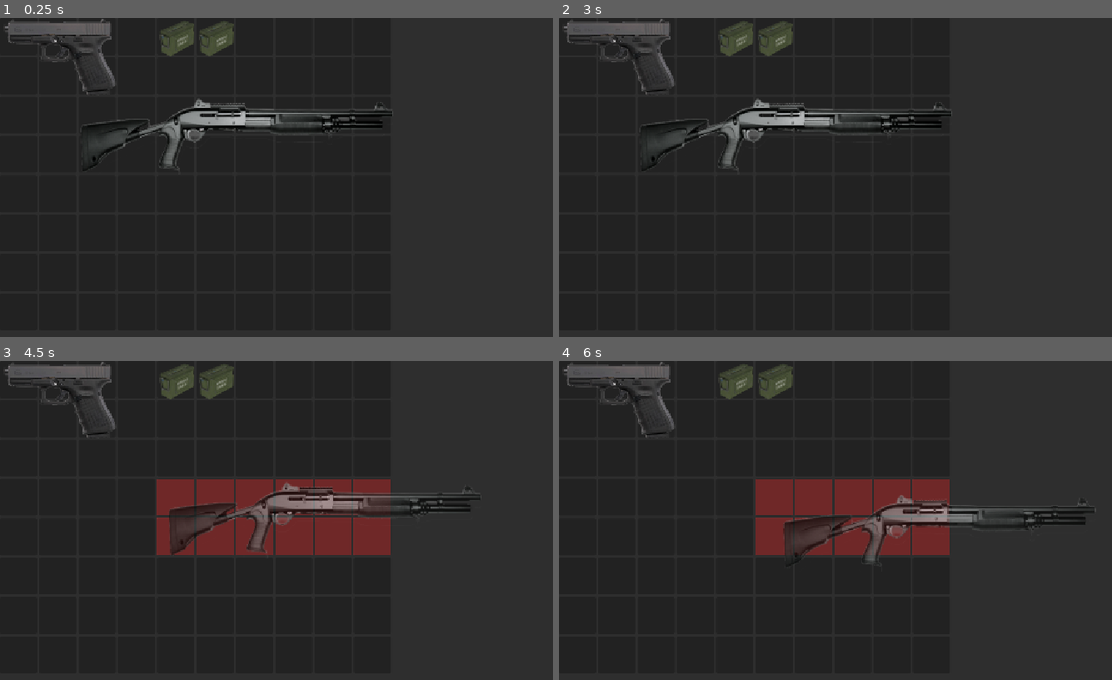
Above: before the commit, frames 1-4 (two rows, left to right).
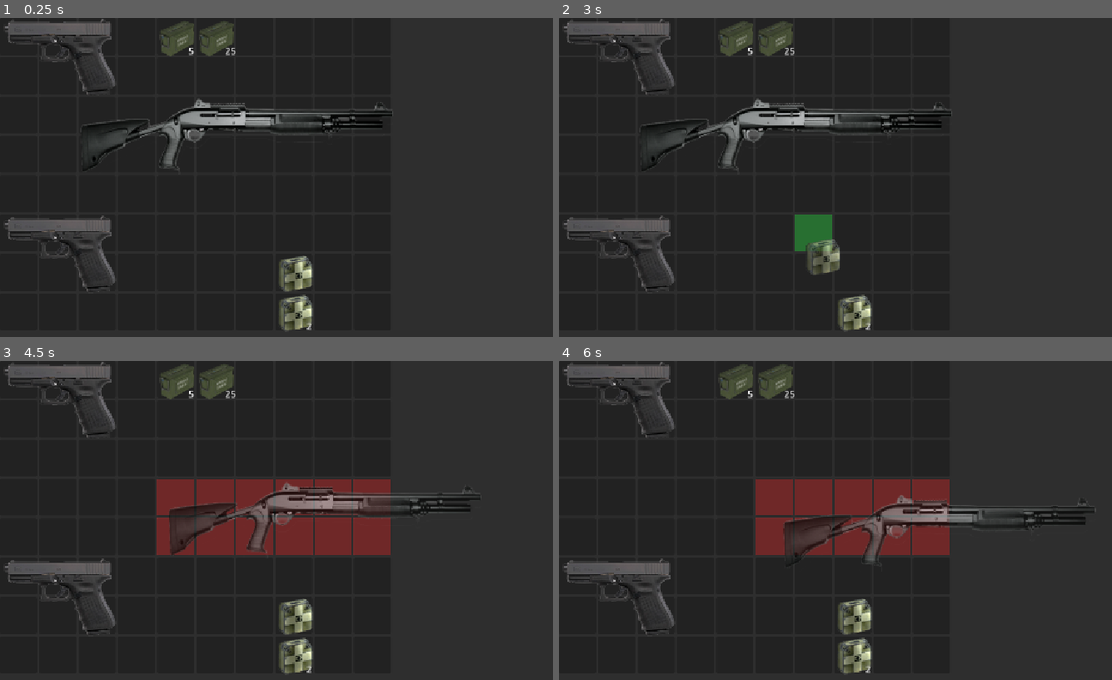
Above: after the commit, the same moments.

Repository: mmb5049/IGME590-Godot
Game: Godot game, scene res://Inventory System/UI/InventoryUI.tscn
Two runs of this game, one before a commit and one after it. Both use one fixed random seed, a clock stepped at 60 frames per second and the inputs below.
Inputs (mouse positions are in pixels of both pictures, inside the frame that each line leads up to):
- Up to frame 1 (0.25 s): no input
- Up to frame 2 (3 s): tap Enter at 0.5, 2 s; move the mouse to (1040, 187) at 0.52 s; tap R at 0.6, 2.1 s; click (1040, 187) at 0.67 s; tap Space at 1.25, 2.75 s; drag from (758, 225) to (857, 279) at 1.27 s; move the mouse to (957, 123) at 2.02 s; click (957, 123) at 2.17 s; drag from (857, 279) to (691, 148) at 2.77 s
- Up to frame 3 (4.5 s): move the mouse to (530, 603) at 3.52 s; tap R at 3.6 s; click (530, 603) at 3.67 s; tap Enter at 4.25 s; drag from (132, 491) to (232, 453) at 4.27 s
- Up to frame 4 (6 s): move the mouse to (923, 549) at 5.02 s; tap R at 5.1 s; click (923, 549) at 5.17 s; tap Space at 5.75 s; drag from (791, 453) to (758, 568) at 5.77 s

The runs differ from the first frame. In frame 1, 2.3% of the frame differs, in the area x 0-57%, y 9-98%; in frame 2, 2.9%; in frame 3, 2.3%; in frame 4, 2.3%.

Commit message:
Can split and consume item now

Diff:
--- a/new-game-project/Inventory System/Items/ItemData.gd
+++ b/new-game-project/Inventory System/Items/ItemData.gd
@@ -1,5 +1,14 @@
 class_name ItemData
 extends Resource
+
+enum ConsumeEffect
+{
+	NONE,
+	HEAL,
+	RESTORE_MANA,
+	RESTORE_STAMINA,
+	REMOVE_HUNGER,
+}
 
 @export var item_name: String
 @export var icon: Texture2D
@@ -8,3 +17,5 @@
 
 @export var stackable: bool = false
 @export var max_stack: int = 1
+@export var consumable: bool = false
+@export var consume_effect: ConsumeEffect = ConsumeEffect.NONE
--- a/new-game-project/Inventory System/Items/ammo.tres
+++ b/new-game-project/Inventory System/Items/ammo.tres
@@ -8,5 +8,5 @@
 item_name = "ammo"
 icon = ExtResource("1_7lxre")
 stackable = true
-max_stack = 10
+max_stack = 30
 metadata/_custom_type_script = "uid://cm5cs43ocd7o2"
--- /dev/null
+++ b/new-game-project/Inventory System/Items/medkit.tres
@@ -0,0 +1,13 @@
+[gd_resource type="Resource" script_class="ItemData" format=3 uid="uid://b5iay0ua0o4t4"]
+
+[ext_resource type="Script" uid="uid://cm5cs43ocd7o2" path="res://Inventory System/Items/ItemData.gd" id="1_2whit"]
+[ext_resource type="Texture2D" uid="uid://bidn70gfy37p3" path="res://Inventory System/Icons/medkit.png" id="1_l4uaf"]
+
+[resource]
+script = ExtResource("1_2whit")
+item_name = "medkit"
+icon = ExtResource("1_l4uaf")
+stackable = true
+max_stack = 5
+consumable = true
+metadata/_custom_type_script = "uid://cm5cs43ocd7o2"
--- a/new-game-project/Inventory System/UI/InventoryArea.gd
+++ b/new-game-project/Inventory System/UI/InventoryArea.gd
@@ -7,12 +7,19 @@
 
 const INVENTORY_WIDTH := 10
 const INVENTORY_HEIGHT := 8
+
 var currently_dragged_item: InventoryItem = null
 const HIGHLIGHT_COLOR_VALID := Color(0.2, 1.0, 0.3, 0.35)
 const HIGHLIGHT_COLOR_INVALID := Color(1.0, 0.2, 0.2, 0.35)
 var current_highlight_grid_position := Vector2i.ZERO
 var highlight_cells: Array[ColorRect] = []
 
+var item_context_menu: PopupMenu
+var context_menu_item: InventoryItem = null
+
+const MENU_SPLIT := 0
+const MENU_CONSUME := 1
+
 var drop_successful := false
 
 @onready var highlight_layer: Control = $HighlightLayer
@@ -22,6 +29,7 @@
 	create_highlight_cells()
 	highlight_layer.mouse_filter = Control.MOUSE_FILTER_IGNORE
 	item_layer.mouse_filter = Control.MOUSE_FILTER_IGNORE
+	create_item_context_menu()
 
 func _can_drop_data(at_position: Vector2, data) -> bool:
 	if not data is Dictionary or not data.has("item"):
@@ -376,3 +384,145 @@
 	if target.item_data != item.item_data:
 		return false
 	return target.quantity < target.item_data.max_stack
+
+func create_item_context_menu():
+	item_context_menu = PopupMenu.new()
+
+	item_context_menu.add_item("Split", MENU_SPLIT)
+	item_context_menu.add_item("Consume", MENU_CONSUME)
+
+	item_context_menu.id_pressed.connect(_on_context_menu_pressed)
+
+	add_child(item_context_menu)
+
+	item_context_menu.hide()
+
+
+func _on_context_menu_pressed(id: int):
+	if context_menu_item == null:
+		return
+
+	var item := context_menu_item
+	context_menu_item = null
+
+	match id:
+		MENU_SPLIT:
+			split_item(item)
+
+		MENU_CONSUME:
+			consume_item(item)
+
+
+func show_item_context_menu(item: InventoryItem):
+	if item == null or item.item_data == null:
+		return
+
+	context_menu_item = item
+
+	item_context_menu.clear()
+
+	# Split
+	if item.item_data.stackable and item.quantity > 1:
+		item_context_menu.add_item("Split", MENU_SPLIT)
+
+	# Consume
+	if item.item_data.consumable:
+		item_context_menu.add_item("Consume", MENU_CONSUME)
+
+	# Don't show an empty menu.
+	if item_context_menu.item_count == 0:
+		context_menu_item = null
+		return
+
+	var mouse_position := get_global_mouse_position()
+
+	item_context_menu.position = Vector2i(mouse_position)
+	item_context_menu.popup()
+
+
+func split_item(item: InventoryItem):
+	if item == null:
+		return
+
+	if item.item_data == null:
+		return
+
+	if not item.item_data.stackable:
+		return
+
+	if item.quantity <= 1:
+		return
+
+	var split_quantity := item.quantity / 2
+	var remaining_quantity := item.quantity - split_quantity
+
+	# Find an empty space in the inventory.
+	var empty_position := find_empty_position(item.current_grid_size)
+
+	if empty_position == Vector2i(-1, -1):
+		print("No room to split stack.")
+		return
+
+	# Keep the original item with the remaining quantity.
+	item.quantity = remaining_quantity
+
+	# Create the new half.
+	var new_item := item.duplicate()
+
+	new_item.quantity = split_quantity
+	new_item.rotation_state = item.rotation_state
+	new_item.current_grid_size = item.current_grid_size
+	new_item.position = Vector2(
+		empty_position.x * CELL_PITCH,
+		empty_position.y * CELL_PITCH
+	)
+
+	new_item.visible = true
+	new_item.drag_preview = null
+
+	item_layer.add_child(new_item)
+
+	new_item.setup_item()
+	new_item.apply_rotation(item.rotation_state)
+
+	print(
+		"Split ",
+		item.item_data.item_name,
+		": ",
+		remaining_quantity,
+		" + ",
+		split_quantity
+	)
+
+func find_empty_position(item_size: Vector2i) -> Vector2i:
+	for y in range(INVENTORY_HEIGHT):
+		for x in range(INVENTORY_WIDTH):
+
+			var position := Vector2i(x, y)
+
+			if item_fits(position, item_size):
+				return position
+
+	return Vector2i(-1, -1)
+
+func consume_item(item: InventoryItem):
+	if item == null:
+		return
+
+	if item.item_data == null:
+		return
+
+	if not item.item_data.consumable:
+		return
+
+	# TODO:
+	# Apply the item's actual gameplay effect here.
+	# Example:
+	# player.heal(item.item_data.heal_amount)
+
+	item.quantity -= 1
+
+	if item.quantity <= 0:
+		item.queue_free()
+
+	print("Consumed: ", item.item_data.item_name)
--- a/new-game-project/Inventory System/UI/InventoryItem.gd
+++ b/new-game-project/Inventory System/UI/InventoryItem.gd
@@ -115,6 +115,7 @@
 
 func update_count_label():
 	var label := get_node_or_null("CountLabel")
+	print(label)
 	if label == null:
 		return
 	if item_data != null and item_data.stackable and quantity > 1:
@@ -122,3 +123,13 @@
 		label.visible = true
 	else:
 		label.visible = false
+
+func _gui_input(event: InputEvent) -> void:
+	if event is InputEventMouseButton:
+		if event.button_index == MOUSE_BUTTON_RIGHT and event.pressed:
+			var inventory := get_parent().get_parent()
+
+			if inventory.has_method("show_item_context_menu"):
+				inventory.show_item_context_menu(self)
+
+			accept_event()
--- a/new-game-project/Inventory System/UI/InventoryItem.tscn
+++ b/new-game-project/Inventory System/UI/InventoryItem.tscn
@@ -14,7 +14,14 @@
 offset_bottom = 64.0
 mouse_filter = 2
 
-[node name="Label" type="Label" parent="." unique_id=1154427828]
-layout_mode = 0
-offset_right = 1.0
-offset_bottom = 23.0
+[node name="CountLabel" type="Label" parent="." unique_id=1154427828]
+layout_mode = 1
+anchors_preset = 3
+anchor_left = 1.0
+anchor_top = 1.0
+anchor_right = 1.0
+anchor_bottom = 1.0
+offset_left = -14.0
+offset_top = -23.0
+grow_horizontal = 0
+grow_vertical = 0
--- a/new-game-project/Inventory System/UI/InventoryUI.gd
+++ b/new-game-project/Inventory System/UI/InventoryUI.gd
@@ -7,14 +7,18 @@
 var handgun_data: ItemData = preload("res://Inventory System/Items/handgun.tres")
 var shotgun_data: ItemData = preload("res://Inventory System/Items/shotgun.tres")
 var ammo_data: ItemData = preload("res://Inventory System/Items/ammo.tres")
+var medkit_data: ItemData = preload("res://Inventory System/Items/medkit.tres")
 var item_scene: PackedScene = preload("res://Inventory System/UI/InventoryItem.tscn")
 
 
 func _ready():
 	create_handgun(0,0)
+	create_handgun(0,5)
 	create_shotgun(2,2)
-	create_ammo(4,0)
-	create_ammo(5,0)
+	create_ammo(4,0,5)
+	create_ammo(5,0,25)
+	create_medkit(7,7,2)
+	create_medkit(7,6,1)
 
 func create_handgun(x: int, y: int):
 	var handgun := item_scene.instantiate() as InventoryItem
@@ -35,22 +39,35 @@
 	shotgun.item_data = shotgun_data
 
 	item_layer.add_child(shotgun)
-
 	# Put handgun at grid position (0, 0)
 	shotgun.position = Vector2(
 		x * CELL_SIZE,
 		y * CELL_SIZE
 	)
 
-func create_ammo(x: int, y: int):
+func create_ammo(x: int, y: int, quantity: int):
 	var ammo :=  item_scene.instantiate() as InventoryItem
 
 	ammo.item_data = ammo_data
 
 	item_layer.add_child(ammo)
-
+	ammo.quantity = quantity
 	# Put handgun at grid position (0, 0)
 	ammo.position = Vector2(
 		x * CELL_SIZE,
 		y * CELL_SIZE
 	)
+
+
+func create_medkit(x: int, y: int, quantity: int):
+	var medkit :=  item_scene.instantiate() as InventoryItem
+
+	medkit.item_data = medkit_data
+
+	item_layer.add_child(medkit)
+	medkit.quantity = quantity
+	# Put handgun at grid position (0, 0)
+	medkit.position = Vector2(
+		x * CELL_SIZE,
+		y * CELL_SIZE
+	)
Binary file added: new-game-project/Inventory System/Icons/medkit.png
Not shown, added: new-game-project/Inventory System/Icons/medkit.png.import
